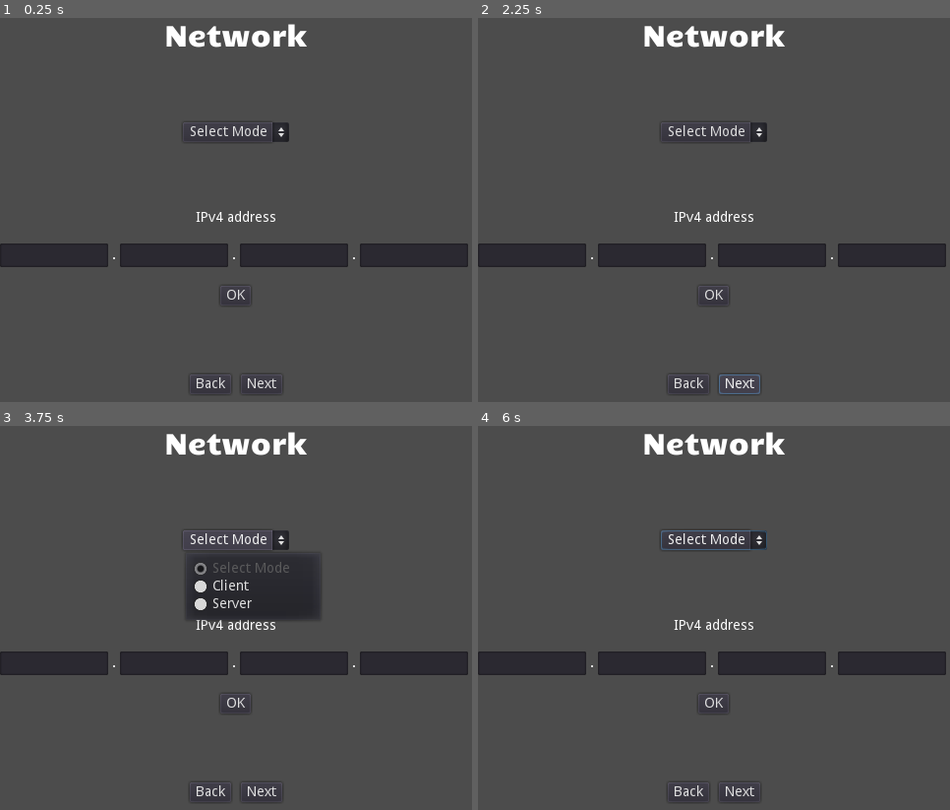
Above: before the commit, frames 1-4 (two rows, left to right).
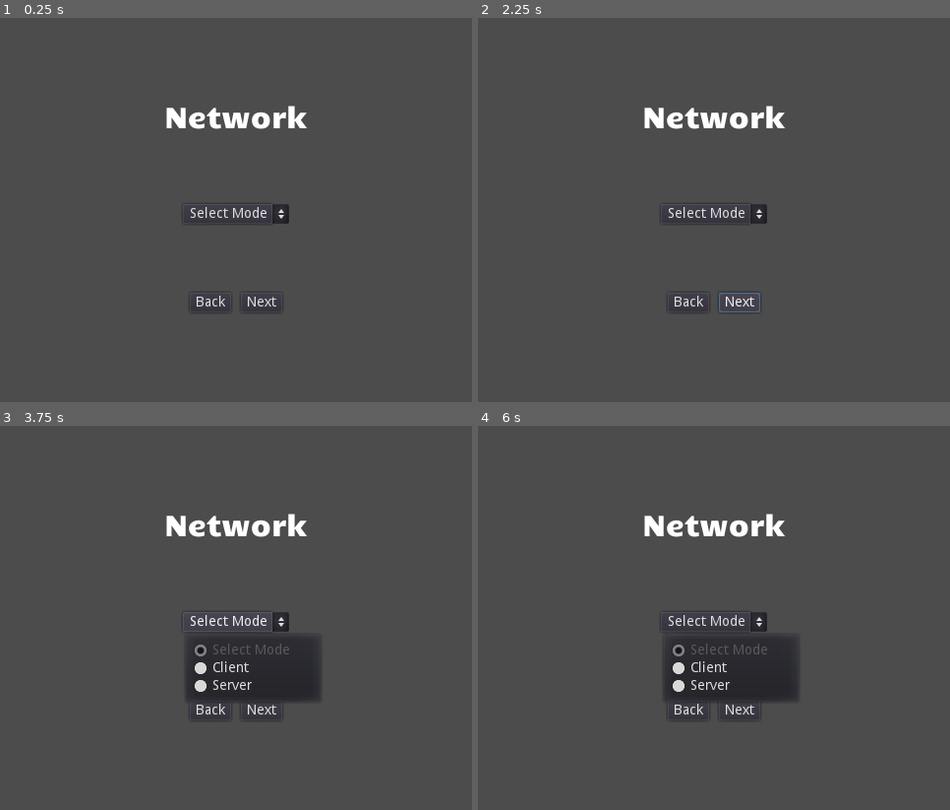
Above: after the commit, the same moments.

Repository: edd34/TicTacToe_Godot
Game: Godot game, scene res://Scenes/Network_Settings.tscn
The game is run twice, just before and just after one commit, with the same random seed, the same clock (stepped at 60 frames per second) and the same inputs. This scene is started directly instead of the project's main scene.
Inputs (mouse positions are in pixels of both pictures, inside the frame that each line leads up to):
- Up to frame 1 (0.25 s): no input
- Up to frame 2 (2.25 s): click (714, 294) at 0.5 s, where only the run before the commit has a clickable "OK"; click (714, 294) at 1.25 s, where only the run before the commit has a clickable "OK"; click "Next" at 2 s
- Up to frame 3 (3.75 s): click "Next" at 2.75 s; click "Select Mode" at 3.5 s
- Up to frame 4 (6 s): click "Select Mode" at 4.25 s; click "Select Mode" at 5 s; click (714, 702) at 5.75 s, where only the run before the commit has a clickable "OK"

The runs differ from the first frame. In frame 1, 8.9% of the frame differs, in the area x 0-100%, y 1-98%; in frame 2, 9.0%; in frame 3, 14%; in frame 4, 10%.

Commit message:
change the scene NetworkSettings

Diff:
--- a/Scenes/Network_Settings.tscn
+++ b/Scenes/Network_Settings.tscn
@@ -57,9 +57,9 @@
 anchor_top = 0.0
 anchor_right = 0.0
 anchor_bottom = 0.0
-margin_top = 167.0
-margin_right = 472.0
-margin_bottom = 207.0
+margin_top = 250.0
+margin_right = 472.0
+margin_bottom = 290.0
 rect_pivot_offset = Vector2( 0, 0 )
 rect_clip_content = false
 mouse_filter = 2
@@ -81,9 +81,9 @@
 anchor_right = 0.0
 anchor_bottom = 0.0
 margin_left = 177.0
-margin_top = 277.0
+margin_top = 360.0
 margin_right = 295.0
-margin_bottom = 297.0
+margin_bottom = 380.0
 rect_pivot_offset = Vector2( 0, 0 )
 rect_clip_content = false
 focus_mode = 2
@@ -106,6 +106,8 @@
 
 [node name="ClientMode" type="VBoxContainer" parent="MarginContainer/MainScreen" index="2"]
 
+editor/display_folded = true
+visible = false
 anchor_left = 0.0
 anchor_top = 0.0
 anchor_right = 0.0
@@ -789,9 +791,9 @@
 anchor_top = 0.0
 anchor_right = 0.0
 anchor_bottom = 0.0
-margin_top = 533.0
-margin_right = 472.0
-margin_bottom = 553.0
+margin_top = 450.0
+margin_right = 472.0
+margin_bottom = 470.0
 rect_pivot_offset = Vector2( 0, 0 )
 rect_clip_content = false
 mouse_filter = 1
